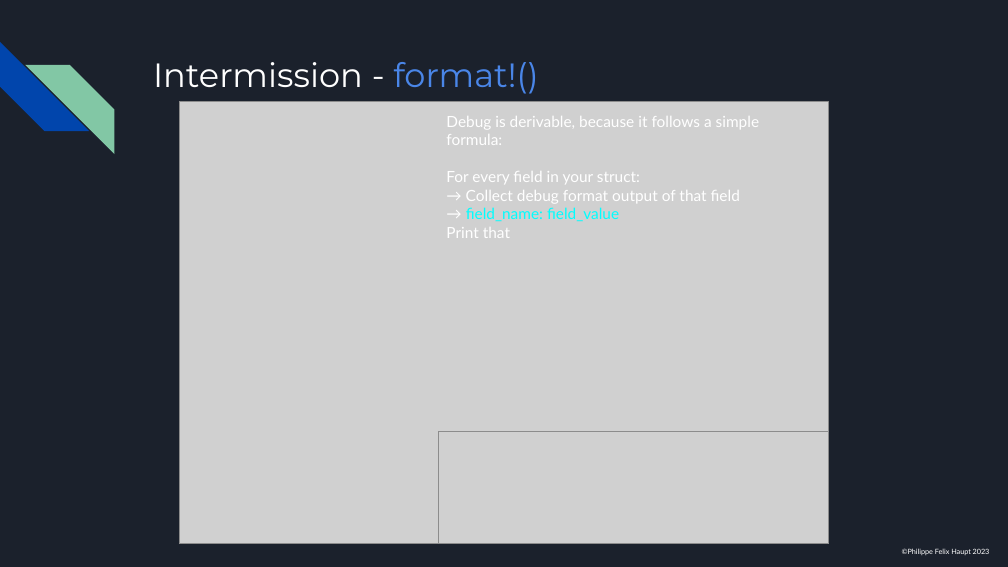
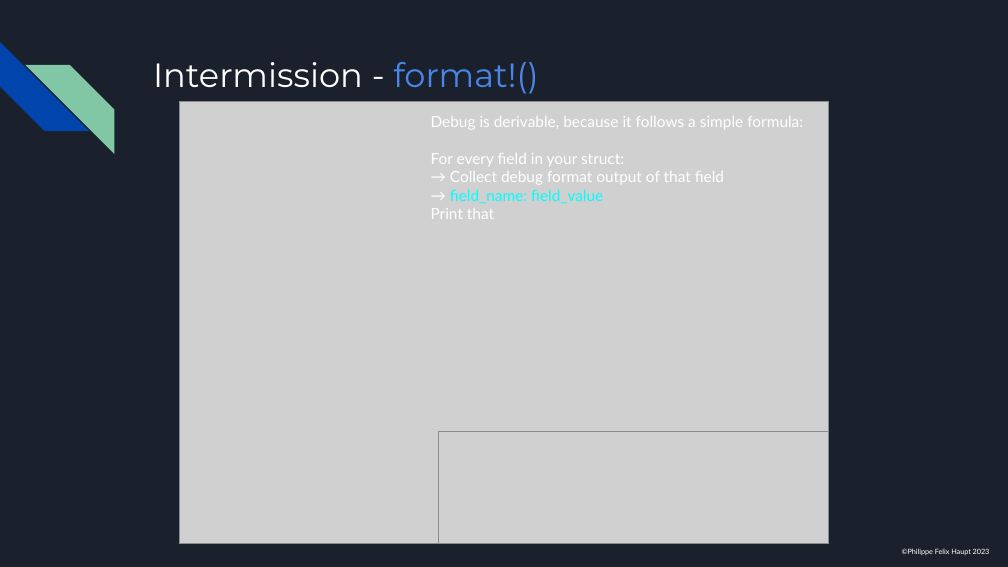
Before and after one commit to pfhaupt/progkurs, a slide deck: slide 91 of rust-beginner/09 - Traits/09 - RUSTikales Rust for beginners.pptx. Drawn at 1008x567 pixels with LibreOffice and Linux fonts; fonts in the diff are those of the drawing; grey boxes stand for pictures. Boxes give left, top, right and bottom in pixels: in the first picture for what was removed or moved away, otherwise in the second. Text is boxed around its words. In the diff, an @@ line names an element or a change of style, - is before the commit and + after.

Commit message:
(Session 09) Fix formatting issues

```diff
--- a/rust-beginner/09 - Traits/09 - RUSTikales Rust for beginners.pptx
+++ b/rust-beginner/09 - Traits/09 - RUSTikales Rust for beginners.pptx
@@ text "Debug is derivable, because it ..." rewrapped from (446, 116, 759, 238) to (431, 116, 803, 219) @@
```
